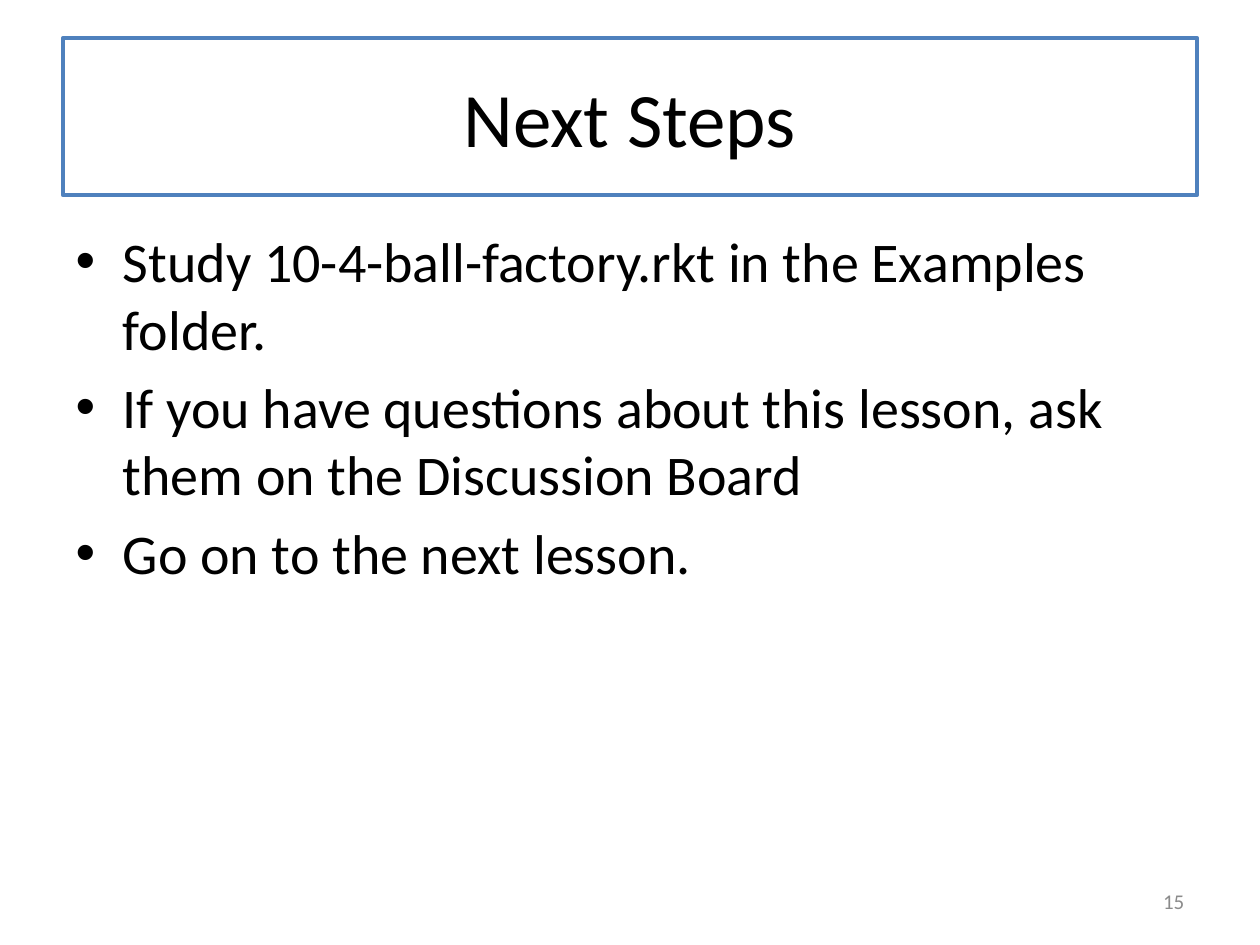
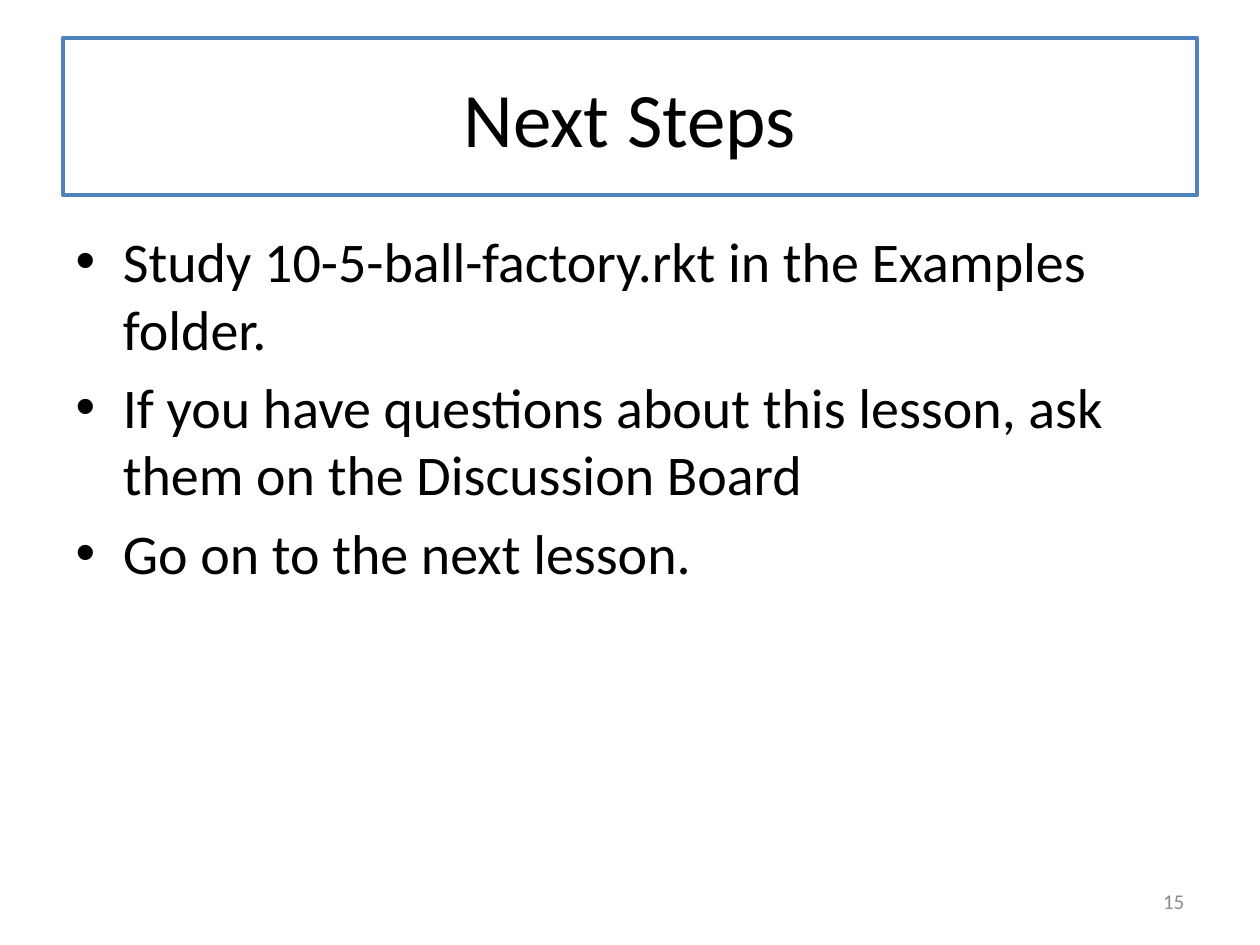
Before and after one commit to mwand/cs5010f16, a slide deck: slide 15 of Slides/Lesson 10.5 Generalizing this Design.pptx. Drawn at 1260x945 pixels with LibreOffice and Linux fonts; fonts in the diff are those of the drawing. Boxes give left, top, right and bottom in pixels: in the first picture for what was removed or moved away, otherwise in the second. Text is boxed around its words. In the diff, an @@ line names an element or a change of style, - is before the commit and + after.

```diff
--- a/Slides/Lesson 10.5 Generalizing this Design.pptx
+++ b/Slides/Lesson 10.5 Generalizing this Design.pptx
@@ text at (x1=123, y1=243, x2=1086, y2=351): text changed @@
-• Study 10-4-ball-factory.rkt in the Examples folder.
+• Study 10-5-ball-factory.rkt in the Examples folder.
```
Also in this commit, not shown: 8 other slides changed, 4 other files.
